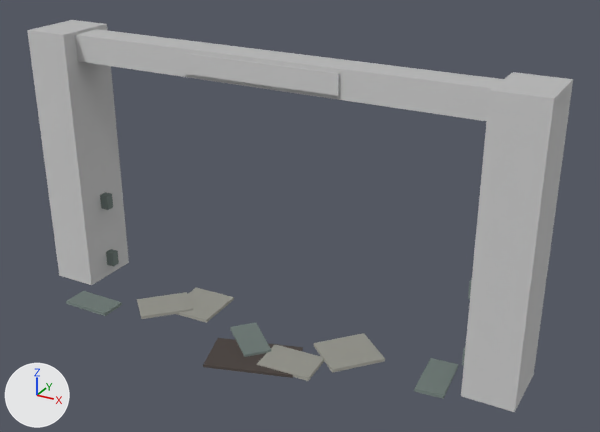
A saved change to the FBX model entregas/teo-modelado/muro-estados/puerta_vehiculos/SM_PuertaVehiculos_v4_Blindada_e3_Brecha_LOD0.fbx.
Rendered twice from a 50 mm camera at (7.19, -11.93, 8.29) aimed at (0.55, 0.13, 2.26). The lights are fixed; the arrows at lower left show +X, +Y and +Z. The picture after the commit comes second. Where no turn or scale is listed for an object, it has been applied to the vertices.

In view in the first picture: 'SM_bloques.puerta_estados_v19_LOD0' and 2 more.
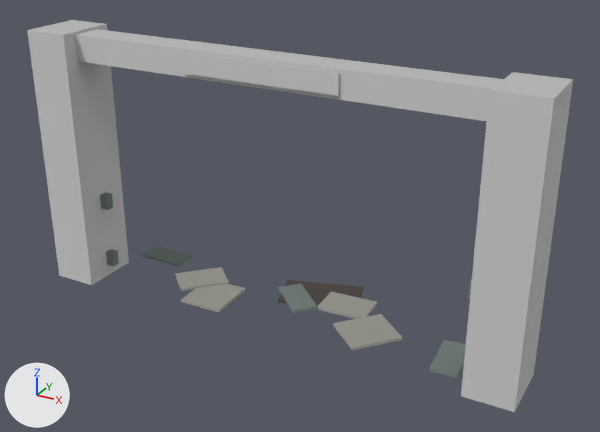
Location of each change, [x1, y1, x2, y2] in pixels of the pictures (600 x 432 px; the box of a moved part takes in the faces that stretch with it):
part 1 of me_sm_bloques_puerta_estados_v19_lod0_001, moved or reshaped
    before: [66, 291, 122, 316]
    after: [142, 246, 193, 267]
part 2 of me_sm_bloques_puerta_estados_v19_lod0_001, moved or reshaped
    before: [137, 292, 193, 319]
    after: [175, 267, 229, 291]
part 3 of me_sm_bloques_puerta_estados_v19_lod0_001, moved or reshaped
    before: [177, 287, 234, 323]
    after: [181, 283, 245, 312]
part 4 of me_sm_bloques_puerta_estados_v19_lod0_001, moved or reshaped
    before: [230, 323, 271, 357]
    after: [278, 284, 318, 313]
part 5 of me_sm_bloques_puerta_estados_v19_lod0_001, moved or reshaped
    before: [257, 345, 324, 381]
    after: [317, 291, 377, 319]
part 6 of me_sm_bloques_puerta_estados_v19_lod0_001, moved or reshaped
    before: [314, 333, 385, 373]
    after: [333, 314, 402, 350]
part 7 of me_sm_bloques_puerta_estados_v19_lod0_001, moved or reshaped
    before: [414, 358, 459, 399]
    after: [429, 340, 466, 377]
part 8 of me_sm_bloques_puerta_estados_v19_lod0_001, moved or reshaped
    before: [203, 338, 303, 378]
    after: [278, 280, 363, 306]

What the commit changed:
me_sm_bloques_puerta_estados_v19_lod0_001 is used by ob_sm_bloques_puerta_estados_v19_lod0; location (0.0, 0.0, 0.0).
me_sm_bloques_puerta_estados_v19_lod0_001 had 96 vertices, 72 faces and spanned x -4.9..4.9, y -1.97..0.6, z 0.0..5.2.
me_sm_bloques_puerta_estados_v19_lod0_001 now has 96 vertices, 72 faces and spans x -4.9..4.9, y -0.6..1.97, z 0.0..5.2.
me_sm_bloques_puerta_estados_v19_lod0_001 part 1: the loose piece of 8 vertices spanning x -3.9..-2.9, y -1.45..-0.95, z 0.01..0.07 is moved by (0.0, 2.4, 0.0).
me_sm_bloques_puerta_estados_v19_lod0_001 part 2: the loose piece of 8 vertices spanning x -2.68..-1.48, y -1.24..-0.03, z 0.04..0.1 is moved by (0.0, 1.27, 0.0).
me_sm_bloques_puerta_estados_v19_lod0_001 part 3: the loose piece of 8 vertices spanning x -1.96..-1.03, y -0.73..0.3, z 0.01..0.07 is moved by (0.0, 0.43, 0.0).
me_sm_bloques_puerta_estados_v19_lod0_001 part 4: the loose piece of 8 vertices spanning x -0.46..0.61, y -1.41..-0.37, z 0.04..0.1 is moved by (0.0, 1.78, 0.0).
me_sm_bloques_puerta_estados_v19_lod0_001 part 5: the loose piece of 8 vertices spanning x 0.55..1.59, y -1.51..-0.76, z 0.01..0.07 is moved by (0.0, 2.27, 0.0).
me_sm_bloques_puerta_estados_v19_lod0_001 part 6: the loose piece of 8 vertices spanning x 1.17..2.5, y -1.07..0.27, z 0.04..0.1 is moved by (0.0, 0.8, 0.0).
me_sm_bloques_puerta_estados_v19_lod0_001 part 7: the loose piece of 8 vertices spanning x 3.19..3.78, y -0.86..0.18, z 0.01..0.07 is moved by (0.0, 0.69, 0.0).
me_sm_bloques_puerta_estados_v19_lod0_001 part 8: the loose piece of 8 vertices spanning x -0.5..1.3, y -1.97..-0.63, z 0.01..0.06 is moved by (0.0, 2.6, 0.0).
